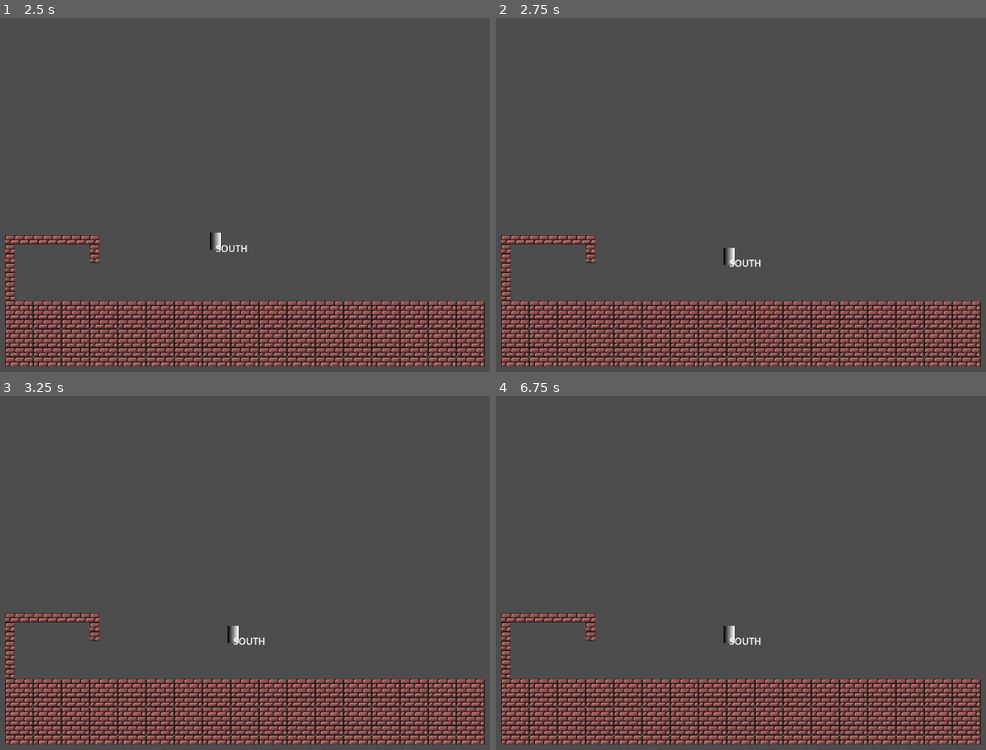
Above: before the commit, frames 1-4 (two rows, left to right).
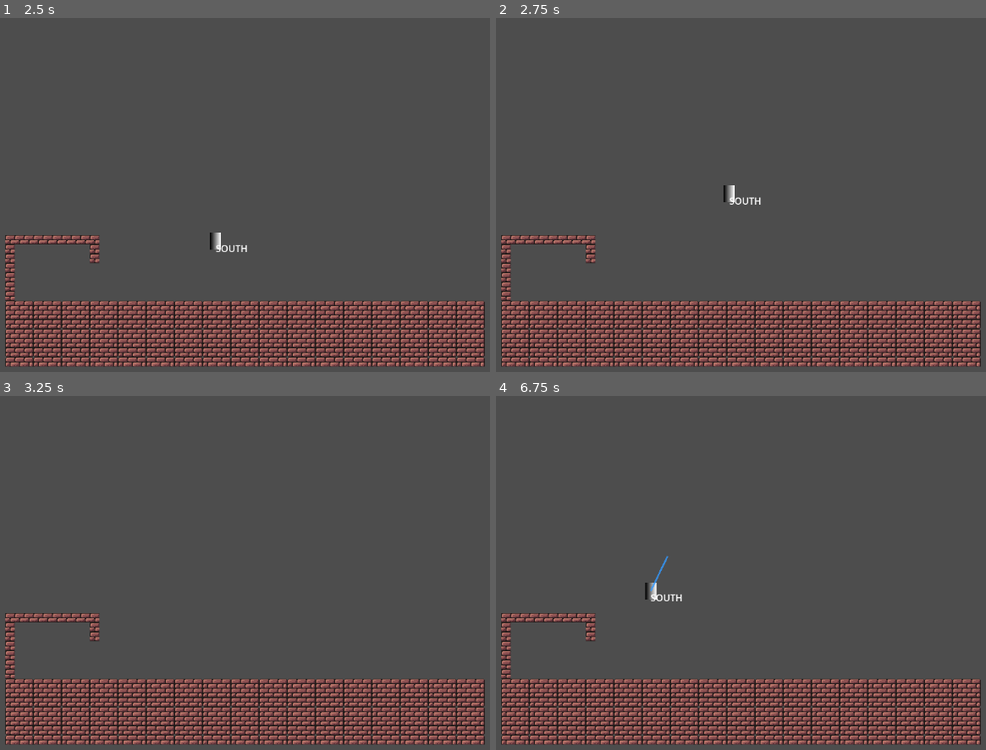
Above: after the commit, the same moments.

Repository: RichardMJaks/gamecamp-2025
Game: Godot game, scene res://debug.tscn
Two runs of this game, one before a commit and one after it. Both use one fixed random seed, a clock stepped at 60 frames per second and the inputs below.
Inputs (mouse positions are in pixels of both pictures, inside the frame that each line leads up to):
- Up to frame 1 (2.5 s): tap Enter at 0.5 s; move the mouse to (460, 187) at 0.52 s; hold D (m_right) 0.53-1.28 s; click (460, 187) at 0.6 s; tap Space (m_jump) at 0.77, 0.8, 1.07, 1.35, 1.52, 1.82, 2.3 s; move the mouse to (176, 226) at 1.27 s; hold S (m_down) 1.28-2.03 s; click (176, 226) at 1.55 s; move the mouse to (377, 124) at 2.02 s; hold D (m_right) from 2.03 s (still down); click (377, 124) at 2.1 s
- Up to frame 2 (2.75 s): keep holding D (m_right)
- Up to frame 3 (3.25 s): move the mouse to (274, 661) at 2.77 s; release D (m_right) at 2.78 s; hold W (m_up) from 2.78 s (still down); click (274, 661) at 2.85 s; tap Space (m_jump) at 3.02 s
- Up to frame 4 (6.75 s): tap Space (m_jump) at 3.32, 3.5, 3.6, 3.77, 4.07, 4.52, 4.82, 5, 5.3, 5.85, 6.02, 6.32 s; move the mouse to (outside the picture) at 3.52 s; release W (m_up) at 3.53 s; hold A (m_left) 3.53-5.03 s; tap Enter at 4.25, 5.75 s; move the mouse to (603, 530) at 4.27 s; click (603, 530) at 4.35 s; move the mouse to (839, 587) at 5.02 s; hold S (m_down) 5.03-5.78 s; click (839, 587) at 5.1 s; move the mouse to (701, 491) at 5.77 s; hold D (m_right) 5.78-6.53 s; click (701, 491) at 6.05 s; move the mouse to (956, 565) at 6.52 s; hold W (m_up) from 6.53 s (still down); click (956, 565) at 6.6 s

Frame 1 is identical in both runs. In frame 2, 0.3% of the frame differs, in the area x 46-55%, y 47-71%; in frame 3, 0.2%; in frame 4, 0.4%, in the area x 30-55%, y 45-71%.

Commit message:
Fix magnets

Diff:
--- a/Scripts/magnet_vol2/magnet_floor.gd
+++ b/Scripts/magnet_vol2/magnet_floor.gd
@@ -3,17 +3,22 @@
 
 # Direction of gravity this floor magnet applies when opposite poles attract
 @export var magnet_gravity_direction: Vector2i = Vector2i(0, -1)  # Default is inverted gravity
-@export var launch_power: float = 800.0  # Power of the launch when polarity switches
+@export var launch_power: float = 1200.0  # Power of the launch when polarity switches
 
 var affected_players: Array[Player] = []
 var original_gravity_directions: Dictionary = {}  # Store original gravity directions for players
+var launching_players: Dictionary = {}  # Track players that are being launched
 
 func _ready() -> void:
 	super._ready()
 
 func _process(_delta: float) -> void:
 	# For each affected player, check if polarity has changed
-	for player in affected_players:
+	for player in affected_players.duplicate():  # Use duplicate to safely modify during iteration
+		# Skip players that are currently being launched
+		if launching_players.has(player):
+			continue
+
 		var polarity_match = (player.current_pole != pole)  # Opposite poles attract
 
 		# Update gravity direction based on current polarity
@@ -25,11 +30,17 @@
 			if player.gravity_direction == magnet_gravity_direction:
 				# If we were previously attracted and now repelled, launch
 				launch_player(player)
-			player.gravity_direction = original_gravity_directions[player]
+			else:
+				player.gravity_direction = original_gravity_directions[player]
 
 func _on_body_entered(body: Node2D) -> void:
 	if body is Player:
 		var player = body as Player
+
+		# If this player is currently being launched, ignore re-entry
+		if launching_players.has(player):
+			print("Player is being launched, ignoring re-entry")
+			return
 
 		# Store the original gravity direction
 		original_gravity_directions[player] = player.gravity_direction
@@ -51,6 +62,11 @@
 	if body is Player:
 		var player = body as Player
 
+		# If this player is being launched, mark as completed launch
+		if launching_players.has(player):
+			launching_players.erase(player)
+			print("Player successfully exited magnet area after launch")
+
 		# Restore original gravity direction
 		if original_gravity_directions.has(player):
 			player.gravity_direction = original_gravity_directions[player]
@@ -63,16 +79,43 @@
 		# Remove from magnets array (parent class functionality)
 		super._on_body_exited(body)
 
+func _on_launch_timeout(player: Player) -> void:
+	# Safety cleanup in case the player didn't properly exit the area
+	if launching_players.has(player):
+		print("Launch timeout - cleaning up player state")
+		launching_players.erase(player)
+		affected_players.erase(player)
+
+		# Restore original gravity if still needed
+		if original_gravity_directions.has(player):
+			player.gravity_direction = original_gravity_directions[player]
+			original_gravity_directions.erase(player)
+
 func launch_player(player: Player) -> void:
+	# Mark this player as being launched to prevent re-entry processing
+	launching_players[player] = true
+
 	# Launch in the direction of the reversed gravity
 	var launch_direction = -player.gravity_direction
 	var launch_velocity = launch_direction * launch_power
+
+	# Immediately remove from affected players to prevent interference
+	affected_players.erase(player)
+
+	# Restore original gravity before launching
+	player.gravity_direction = original_gravity_directions[player]
 
 	# Use the StaticVelocity state to launch the player
 	var state_machine = player.get_node("MovementStateMachine")
 	if state_machine:
 		var static_state = state_machine.states.get("StaticVelocity")
 		if static_state:
+			# Set a longer launch time to ensure player exits the area
+			static_state.max_launch_time = 1.0  # Increase from default 0.7
 			static_state.set_launch_velocity(launch_velocity)
 			state_machine.change_state("StaticVelocity")
 			print("Launching player with velocity: ", launch_velocity)
+
+			# Schedule to clean up the launching state if body_exited doesn't get called
+			var timer = get_tree().create_timer(1.5)
+			timer.timeout.connect(_on_launch_timeout.bind(player))
--- a/Scripts/player/States/static_velocity_state.gd
+++ b/Scripts/player/States/static_velocity_state.gd
@@ -3,27 +3,49 @@
 var static_velocity: Vector2
 var launch_time: float = 0.0
 var max_launch_time: float = 0.7  # Seconds to maintain static velocity
+var ignore_collisions: bool = false # Whether to ignore magnet collisions during launch
 
 func _ready() -> void:
 	state_name = "StaticVelocity"
 
 func enter() -> void:
 	launch_time = 0.0
+	ignore_collisions = true
 
-	# Disable player collision mask with magnets (optional)
-	# This prevents immediate re-entry into magnets during launch
-	# var collision_layer = player.collision_layer
-	# player.set_collision_mask_value(YOUR_MAGNET_LAYER, false)
+	print("Entering StaticVelocity state with velocity: ", static_velocity)
+
+	# Temporarily disable collisions with magnets to prevent immediate re-entry
+	# Get the layer and mask for magnets
+	var magnet_layer = 4  # Adjust this to your actual magnet layer
+
+	# Store original masks
+	var original_mask = player.collision_mask
+
+	# Temporarily disable collisions with magnets
+	player.set_collision_mask_value(magnet_layer, false)
+
+	# Re-enable after a short delay
+	var timer = player.get_tree().create_timer(0.2)
+	timer.timeout.connect(func():
+		player.set_collision_mask_value(magnet_layer, true)
+		ignore_collisions = false
+		print("Re-enabled magnet collisions")
+	)
 
 func exit() -> void:
-	# Reset any collision masks if you changed them
-	# player.set_collision_mask_value(YOUR_MAGNET_LAYER, true)
+	print("Exiting StaticVelocity state")
+
+	# Reset any collision masks just in case
+	var magnet_layer = 4  # Adjust to your actual magnet layer
+	player.set_collision_mask_value(magnet_layer, true)
 
 	# Stop the velocity when exiting
 	static_velocity = Vector2.ZERO
+	ignore_collisions = false
 
 func set_launch_velocity(velocity: Vector2) -> void:
 	static_velocity = velocity
+	print("Set launch velocity to: ", velocity)
 
 func physics_update(delta: float) -> void:
 	# Increment launch time
@@ -32,8 +54,17 @@
 	# Apply the static velocity
 	player.velocity = static_velocity
 
+	# Apply a slight decay to the velocity for a more natural feel
+	if launch_time > 0.2:  # Start decay after 0.2 seconds
+		static_velocity *= 0.98  # Apply 2% decay per frame
+
+	# Debug output
+	if Engine.get_frames_drawn() % 60 == 0:  # Every ~1 second at 60fps
+		print("StaticVelocity - Time: ", launch_time, ", Velocity: ", player.velocity)
+
 	# Check if launch time is over or player hit something
 	if launch_time >= max_launch_time or player.is_on_floor() or player.is_on_wall():
+		print("Launch complete - reverting to normal movement")
 		state_machine.change_state("NormalMove")
 		return
 
@@ -41,6 +72,4 @@
 	if Input.is_action_just_pressed(&"a_switch"):
 		@warning_ignore("int_as_enum_without_cast")
 		player.current_pole = 1 - player.current_pole
-
-	# Check if player is trying to hook to a radial magnet
-	# (This will be handled through the radial magnet's body_entered signal)
+		print("Switched pole during launch")
--- a/debug.tscn
+++ b/debug.tscn
@@ -126,7 +126,8 @@
 launch_power = 500.0
 
 [node name="RadialMagnet" parent="." instance=ExtResource("5_16g7q")]
-position = Vector2(574, 276)
+position = Vector2(622, 270)
+hook_range = 600.0
 pole = 0
 
 [node name="FloorMagnet2" parent="." instance=ExtResource("8_pk40j")]
@@ -135,3 +136,4 @@
 
 [node name="RadialMagnet2" parent="." instance=ExtResource("5_16g7q")]
 position = Vector2(341, 273)
+hook_range = 600.0
